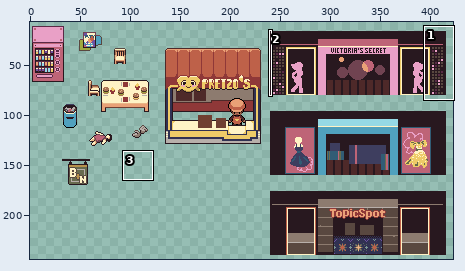
Sprite sheet: assets/sprites/objects/sheet_hallway_dream.png. The first picture is a wide view before the edit; the outline marks the close-up.
Close-up. The starting point:
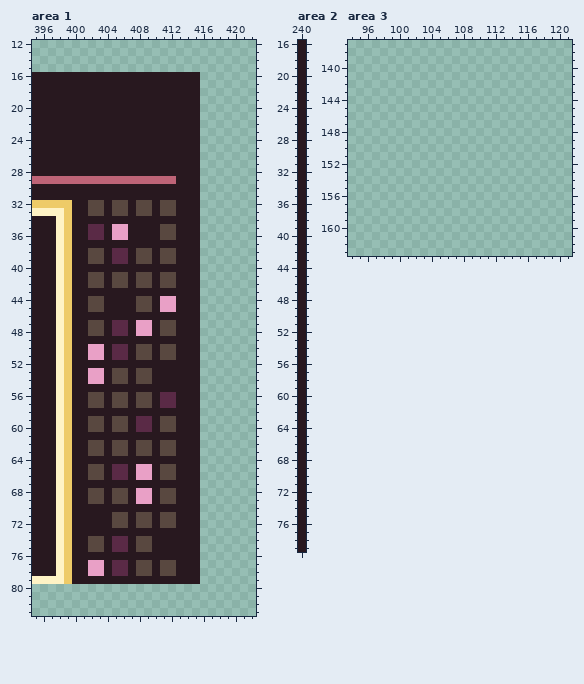
The file is 424x256 pixels. Shown: area 1: x 395..422, y 12..83; area 2: x 240..240, y 16..79; area 3: x 94..121, y 137..163. The wide view leaves out empty margins. The commit also changed other parts of the picture, which this record leaves out.
New version:
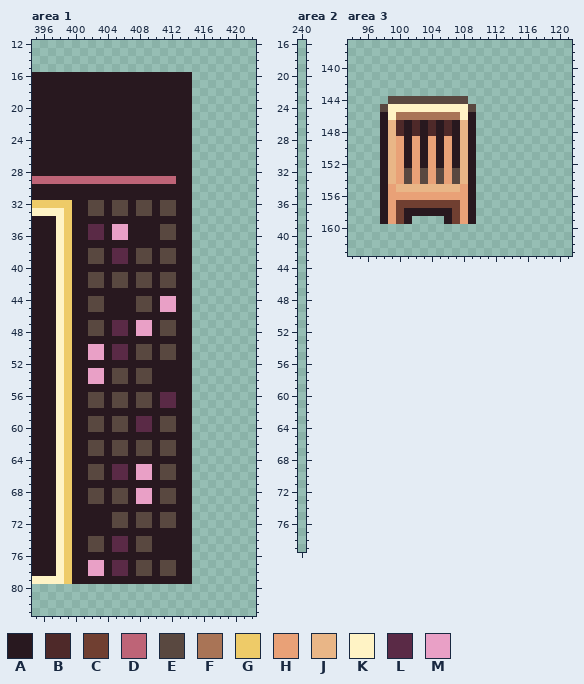
Palette (. is transparent): A #28181f  B #4e2929  C #703f31  D #be6477  E #594840  F #a97456  G #eecb68  H #e9a177  J #e9b687  K #fff3c5  L #5a2a46  M #e9a0c6
The exact change:
Changed rows in their new state; - is an unchanged pixel.
Area 1:
first column x 415:
16 .
17 .
18 .
19 .
20 .
21 .
22 .
23 .
24 .
25 .
26 .
27 .
28 .
29 .
30 .
31 .
32 .
33 .
34 .
35 .
36 .
37 .
38 .
39 .
40 .
41 .
42 .
43 .
44 .
45 .
46 .
47 .
48 .
49 .
50 .
51 .
52 .
53 .
54 .
55 .
56 .
57 .
58 .
59 .
60 .
61 .
62 .
63 .
64 .
65 .
66 .
67 .
68 .
69 .
70 .
71 .
72 .
73 .
74 .
75 .
76 .
77 .
78 .
79 .
Area 2:
first column x 240:
16 .
17 .
18 .
19 .
20 .
21 .
22 .
23 .
24 .
25 .
26 .
27 .
28 .
29 .
30 .
31 .
32 .
33 .
34 .
35 .
36 .
37 .
38 .
39 .
40 .
41 .
42 .
43 .
44 .
45 .
46 .
47 .
48 .
49 .
50 .
51 .
52 .
53 .
54 .
55 .
56 .
57 .
58 .
59 .
60 .
61 .
62 .
63 .
64 .
65 .
66 .
67 .
68 .
69 .
70 .
71 .
72 .
73 .
74 .
75 .
76 .
77 .
78 .
79 .
Area 3:
first column x 98:
144 -EEEEEEEEEE-
145 EKKKKKKKKKKE
146 AKFFFFFFFFKA
147 AJBABABABAJA
148 AJBABABABAJA
149 AJHAHAHAHAJA
150 AJHAHAHAHAJA
151 AJHAHAHAHAJA
152 AJHAHAHAHAJA
153 AJHEHEHEHEJA
154 AJHEHEHEHEJA
155 AHJJJJJJJJHA
156 AHHHHHHHHHHA
157 AHCCCCCCCCHA
158 AHCAAAAAACHA
159 AHCA----ACHA
Changed places in both close-ups, as pixel boxes (x1, y1, x2, y2):
erased: (192, 72, 200, 584)
erased: (298, 40, 306, 552)
added: (380, 96, 476, 224)
